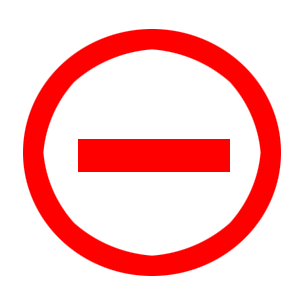
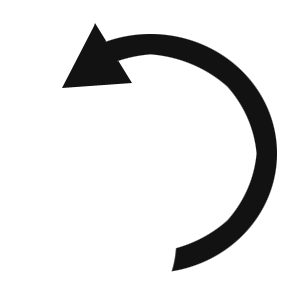
Before/after of a 300 x 300 layered artwork. What changed in the layer stack:
added layer "Layer 1" above "HorBlock" over 62, 23, 277, 272
hid "HorBlock" over 78, 139, 230, 172
hid "Circle" over 23, 29, 281, 276
